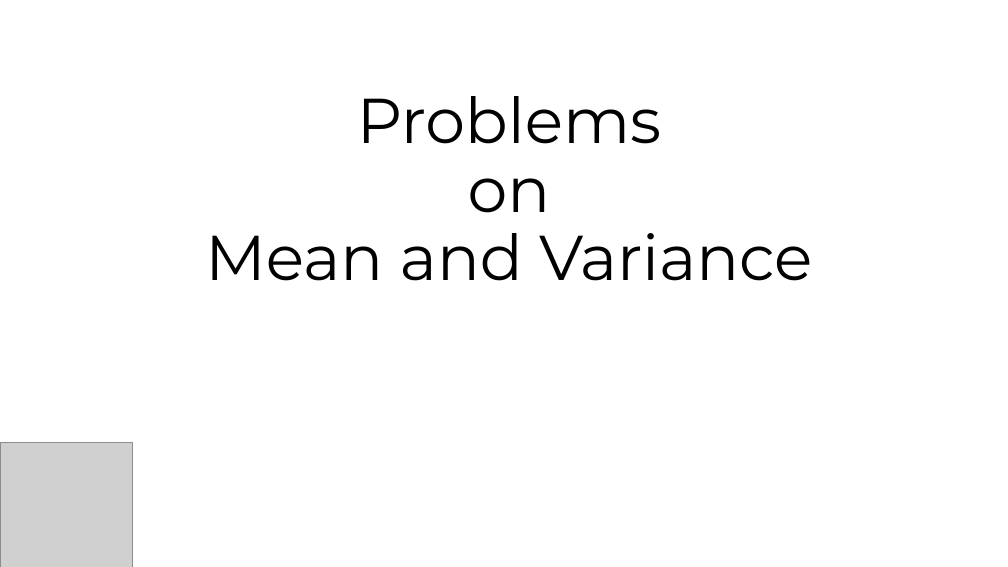
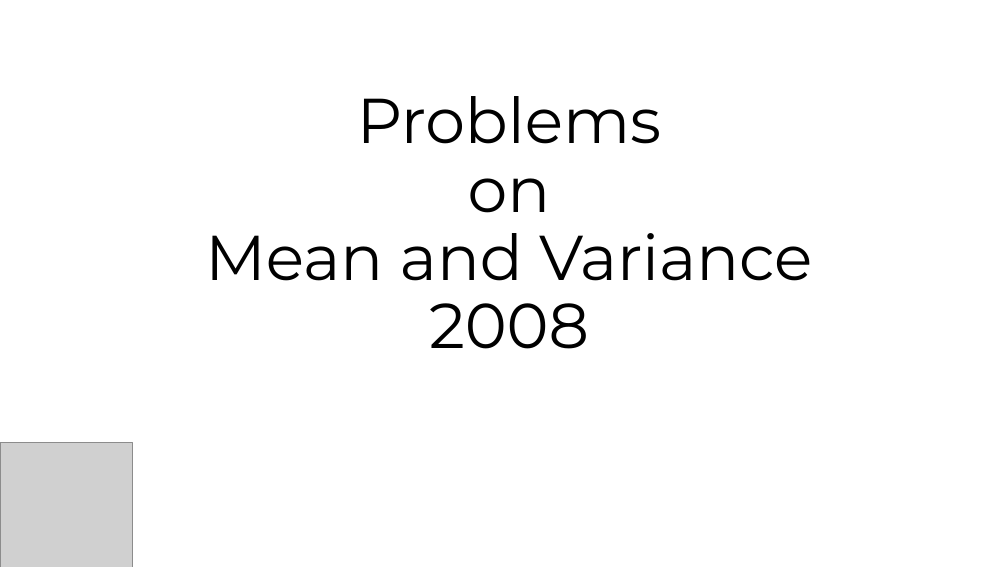
Before and after one commit to jinmang2/probability, a slide deck: slide 1 of 평균, 분산 임용고시 2008.pptx. Drawn at 1008x567 pixels with LibreOffice and Linux fonts; fonts in the diff are those of the drawing; grey boxes stand for pictures. Boxes give left, top, right and bottom in pixels: in the first picture for what was removed or moved away, otherwise in the second. Text is boxed around its words. In the diff, an @@ line names an element or a change of style, - is before the commit and + after.

```diff
--- a/평균, 분산 임용고시 2008.pptx
+++ b/평균, 분산 임용고시 2008.pptx
@@ title at [205, 96, 812, 349]: text changed @@
-Problems
-on
-Mean and Variance
+Problems
+on
+Mean and Variance
+2008
```
Also in this commit, not shown: 4 slides added, 3 slides removed.
